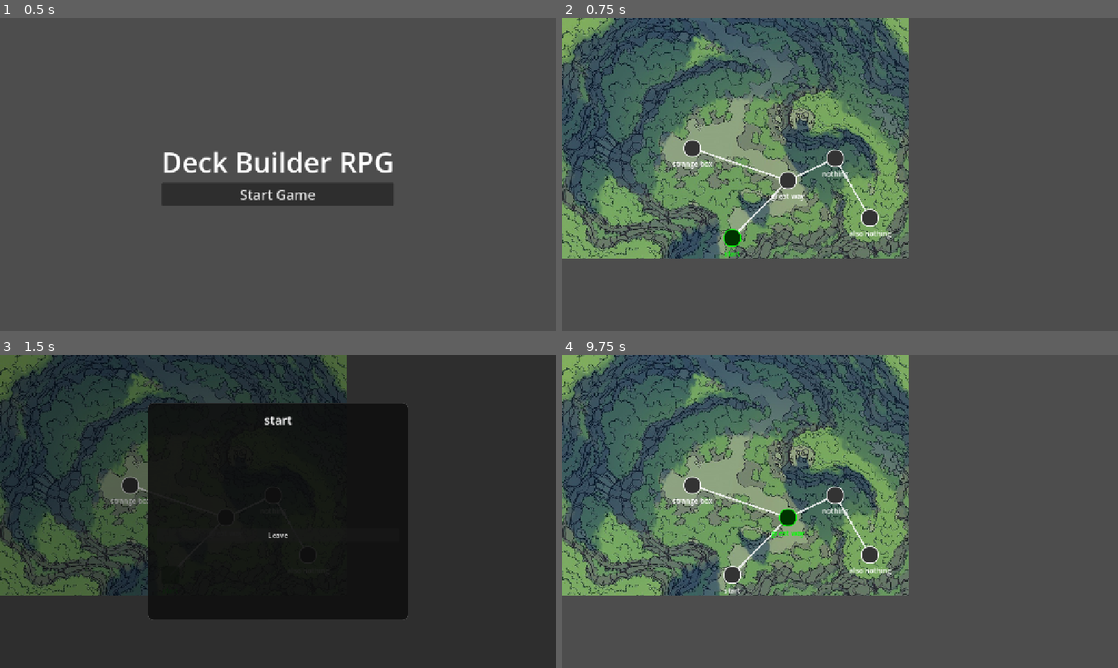
Above: before the commit, frames 1-4 (two rows, left to right).
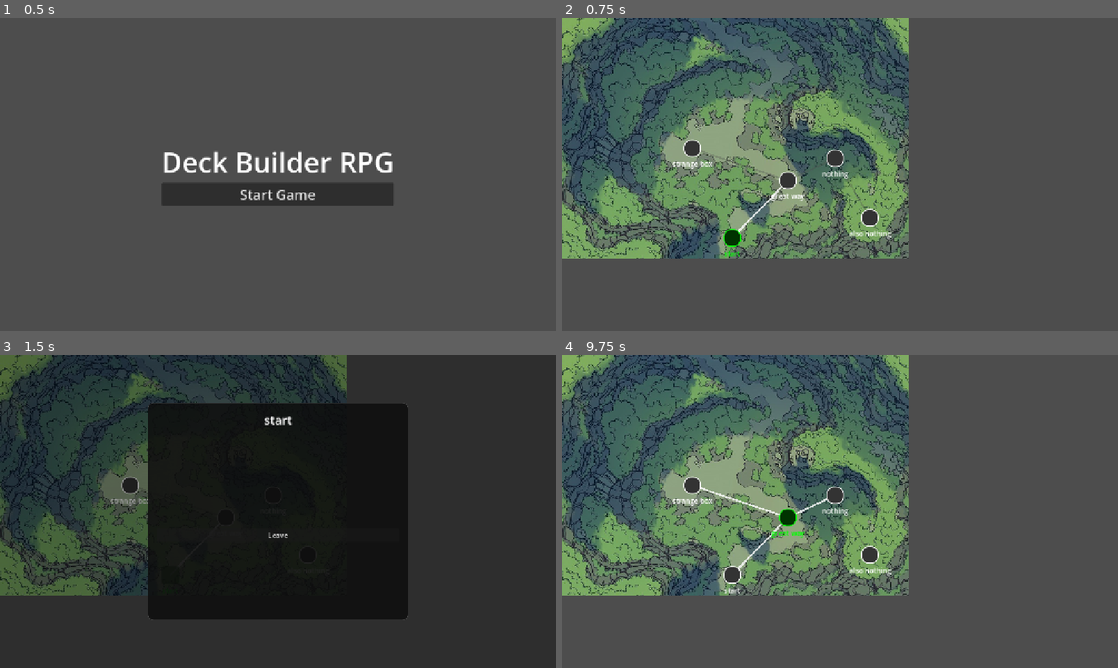
Above: after the commit, the same moments.

Repository: IzzetNecu/deckbuilderTool
Game: Godot game, scene res://scenes/main_menu/MainMenu.tscn
Same seed, same stepped clock (60 frames per second), same inputs: the game is played once before the commit and once after it.
Inputs:
- Up to frame 1 (0.5 s): no input
- Up to frame 2 (0.75 s): click "Start Game" at 0.5 s
- Up to frame 3 (1.5 s): click "start" at 1.25 s
- Up to frame 4 (9.75 s): click "start" at 2 s; click "great way" at 2.75 s; click "strange box" at 3.5 s; click "nothing" at 4.25 s; click "also nothing" at 5 s; click "Leave" at 5.75 s; click "great way" at 6.5 s; click "walking" at 7.25 s; click "what's on the floor?" at 8 s; click "pick up the rock" at 8.75 s; click "continue" at 9.5 s

Frame 1 is identical in both runs. In frame 2, 0.2% of the frame differs, in the area x 24-55%, y 42-62%; in frame 3, less than 0.1%; in frame 4, less than 0.1%.

Commit message:
Make non-traversable connections gray and transparent

Diff:
--- a/game/scenes/world_map/WorldMap.gd
+++ b/game/scenes/world_map/WorldMap.gd
@@ -47,6 +47,8 @@
 				instance.setup(n)
 				break
 
+	_draw_connections()
+
 func _build_map() -> void:
 	var nodes_container = $Nodes
 	var connections_container = $Connections
@@ -62,6 +64,17 @@
 		node_lookup[n.get("id")] = instance
 
 	# Draw connections
+	_draw_connections()
+
+	# Ensure lines are drawn behind nodes
+	move_child($Connections, 1)
+	move_child($Nodes, 2)
+
+func _draw_connections() -> void:
+	var connections_container = $Connections
+	for child in connections_container.get_children():
+		child.queue_free()
+
 	var connections_list = map_data.get("connections", [])
 	for conn in connections_list:
 		var from_id = conn.get("fromNodeId")
@@ -86,14 +99,13 @@
 		line.add_point(to_node.position + to_node.custom_minimum_size / 2.0)
 		line.width = 4.0
 
-		if is_unlocked:
+		var can_travel_now = false
+		if GameState.current_node_id == "" or GameState.current_node_id == from_id or GameState.current_node_id == to_id:
+			can_travel_now = true
+
+		if is_unlocked and can_travel_now:
 			line.default_color = Color(1, 1, 1, 0.8)
-		elif gate_type == "soft":
-			line.default_color = Color(0.3, 0.3, 0.3, 0.5)
-			# Maybe draw dashes if possible, but Godot Line2D dashed needs texture
+		else:
+			line.default_color = Color(0.3, 0.3, 0.3, 0.3)
 
 		connections_container.add_child(line)
-
-	# Ensure lines are drawn behind nodes
-	move_child($Connections, 1)
-	move_child($Nodes, 2)
